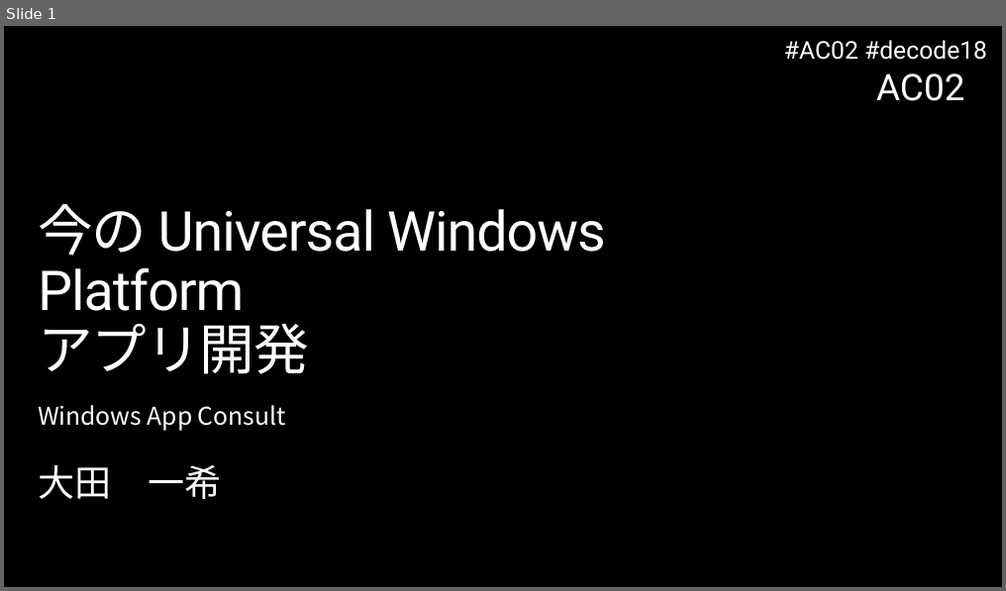
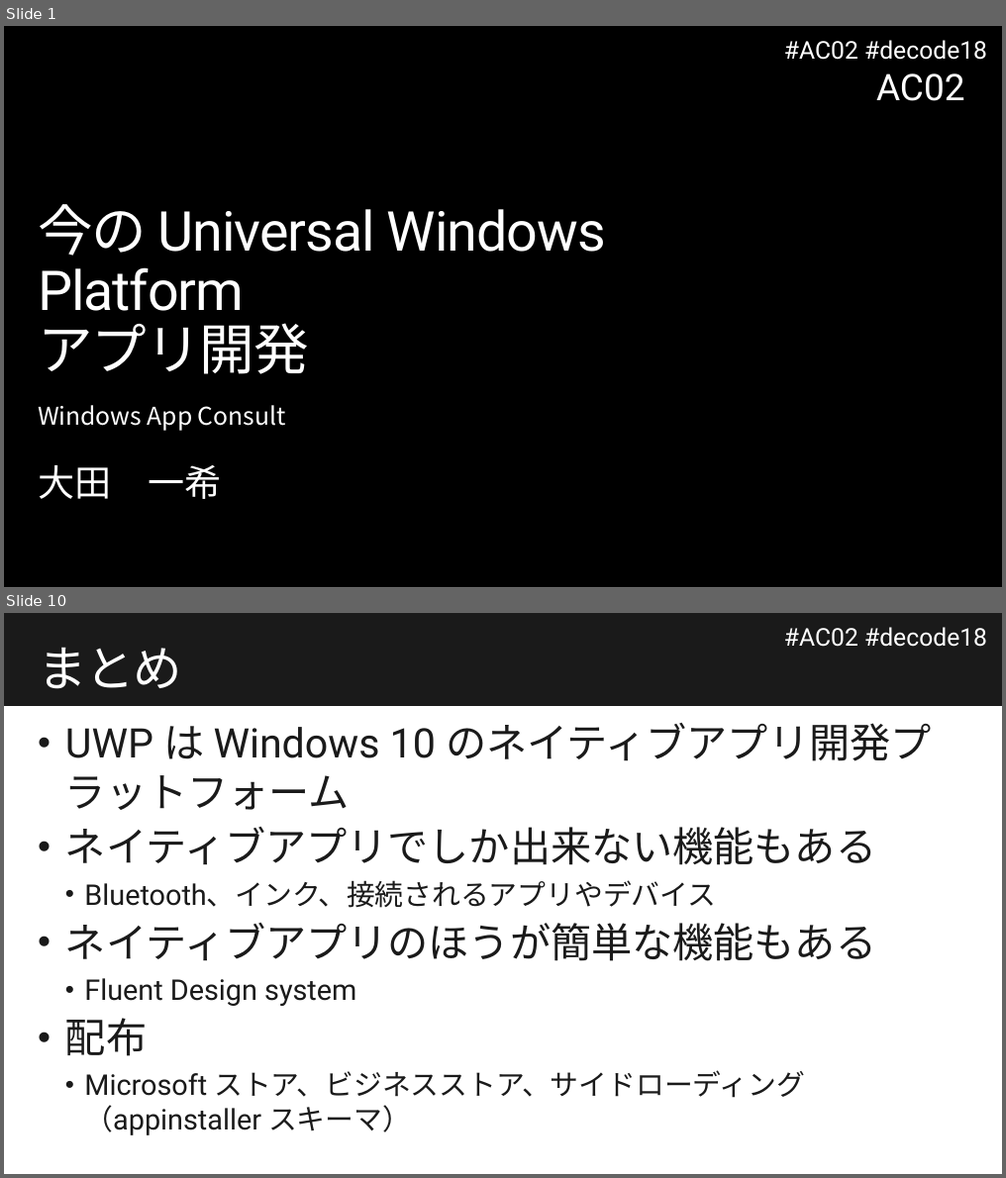
Before and after one commit to runceel/decode2018, a slide deck: docs/AC02.pptx. Shown one above the other, each under a label of ours: slide 1 before the commit, slides 1 and 10 after it; the slides between them are not shown. The pictures are 1006x591 and 1006x1178 pixels, drawn with LibreOffice and Linux fonts; fonts in the diff are those of the drawing; background and template pictures are left out. Boxes give left, top, right and bottom in pixels: in the first picture for what was removed or moved away, otherwise in the second. Text is boxed around its words. In the diff, an @@ line names an element or a change of style, - is before the commit and + after.

```diff
--- a/docs/AC02.pptx
+++ b/docs/AC02.pptx
@@ slide 10 added at (x1=4, y1=613, x2=1002, y2=1174), background #FFFFFF; not listed: 1 template element that a slide beside it also shows @@
@@ rectangle added at (x1=4, y1=613, x2=1002, y2=706), fill #1A1A1A @@
@@ text added at (x1=784, y1=627, x2=987, y2=647), 24 pt, text #1A1A1A @@
+#AC02 #decode18
@@ title added at (x1=38, y1=647, x2=182, y2=689), 48 pt, text #FFFFFF @@
+まとめ
@@ text added at (x1=65, y1=723, x2=931, y2=1133), 28 pt, text #1A1A1A @@
+• UWP は Windows 10 のネイティブアプリ開発プラットフォーム
+• ネイティブアプリでしか出来ない機能もある
+  • Bluetooth、インク、接続されるアプリやデバイス
+• ネイティブアプリのほうが簡単な機能もある
+  • Fluent Design system
+• 配布
+  • Microsoft ストア、ビジネスストア、サイドローディング（appinstaller スキーマ）
```
Also in this commit, not shown: 9 other slides added.
